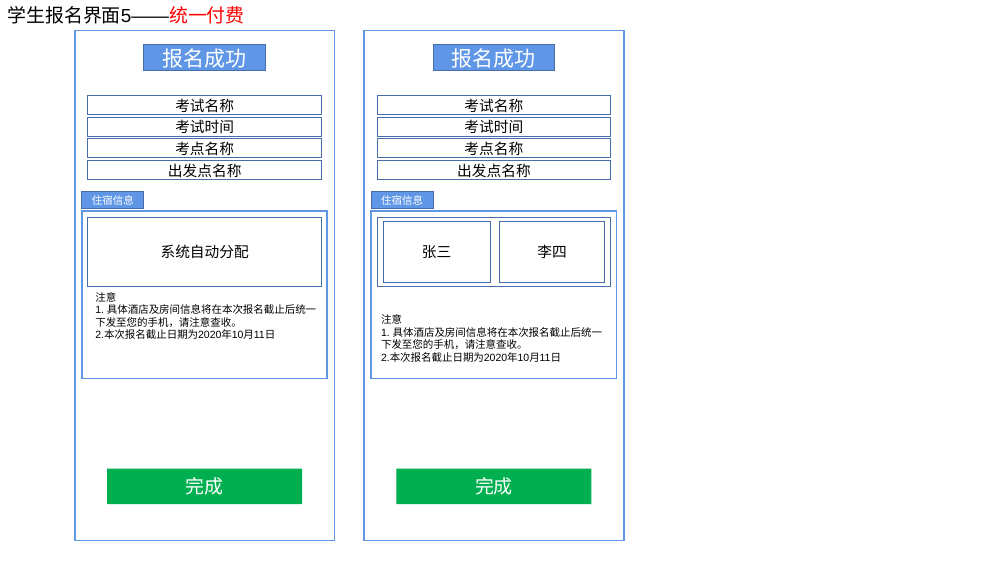
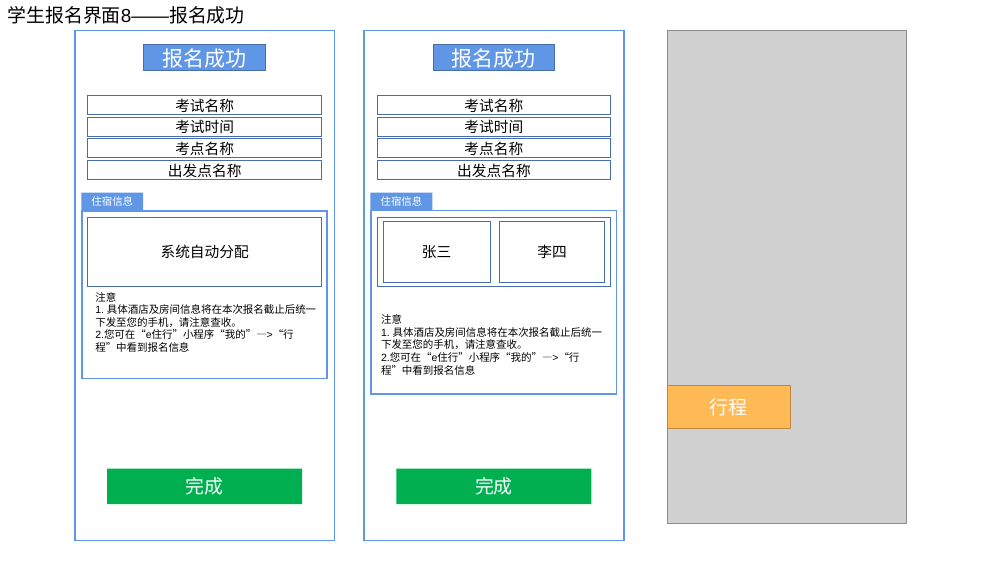
Before and after one commit to ISheenSomeOne/eTeam, a slide deck: slide 14 of eTeam需求界面1.pptx. Drawn at 1008x567 pixels with LibreOffice and Linux fonts; fonts in the diff are those of the drawing; grey boxes stand for pictures. Boxes give left, top, right and bottom in pixels: in the first picture for what was removed or moved away, otherwise in the second. Text is boxed around its words. In the diff, an @@ line names an element or a change of style, - is before the commit and + after.

```diff
--- a/eTeam需求界面1.pptx
+++ b/eTeam需求界面1.pptx
@@ text at [7,6,244,24]: text changed @@
-学生报名界面5——统一付费
+学生报名界面8——报名成功
@@ picture added at [668,30,906,523] @@
@@ rectangle "住宿信息" at [81,193,143,210]: outline #476FAA 1 pt to none @@
@@ rectangle "住宿信息" at [371,193,433,210]: outline #476FAA 1 pt to none @@
@@ rectangle: place and size @@
-rectangle at [371,211,617,379]
+rectangle at [371,211,617,394]
@@ text at [95,330,293,352]: text changed @@
-2.本次报名截止日期为2020年10月11日
+2.您可在“e住行”小程序“我的”—>“行程”中看到报名信息
@@ text at [381,353,579,375]: text changed @@
-2.本次报名截止日期为2020年10月11日
+2.您可在“e住行”小程序“我的”—>“行程”中看到报名信息
@@ rectangle added at [668,386,791,430], fill #FFBA55, outline #BD8A3F 1 pt, 18 pt, text #FFFFFF @@
+行程
```
Also in this commit, not shown: 8 other slides changed, 11 slides added, 3 other files.
